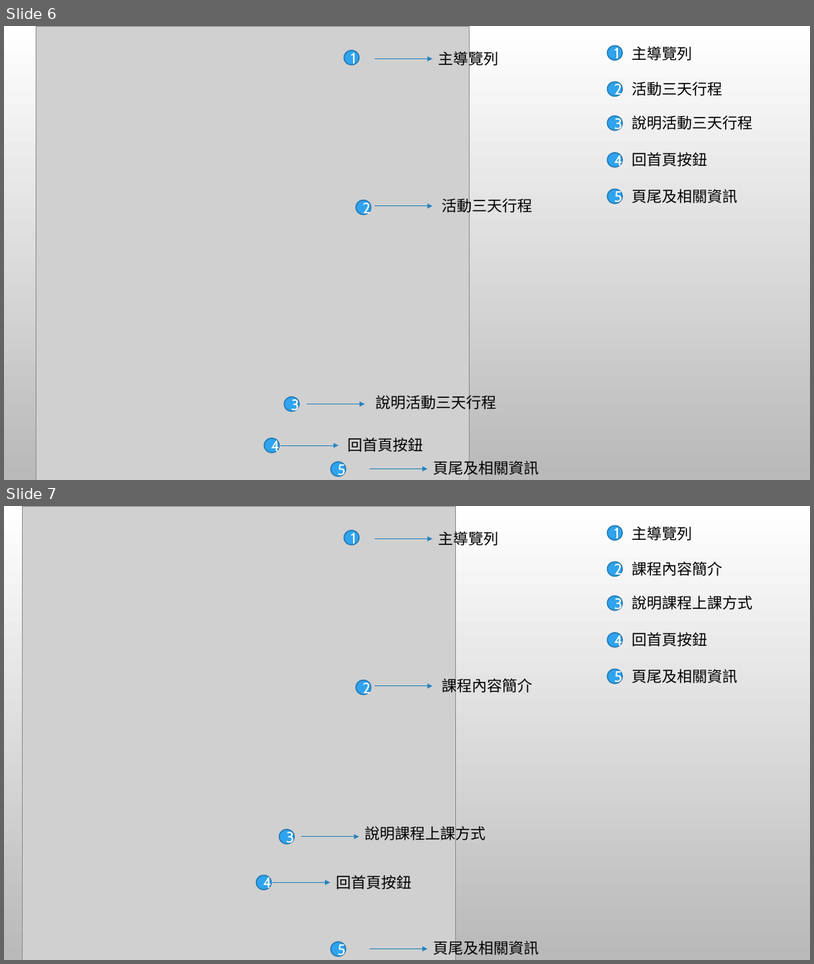
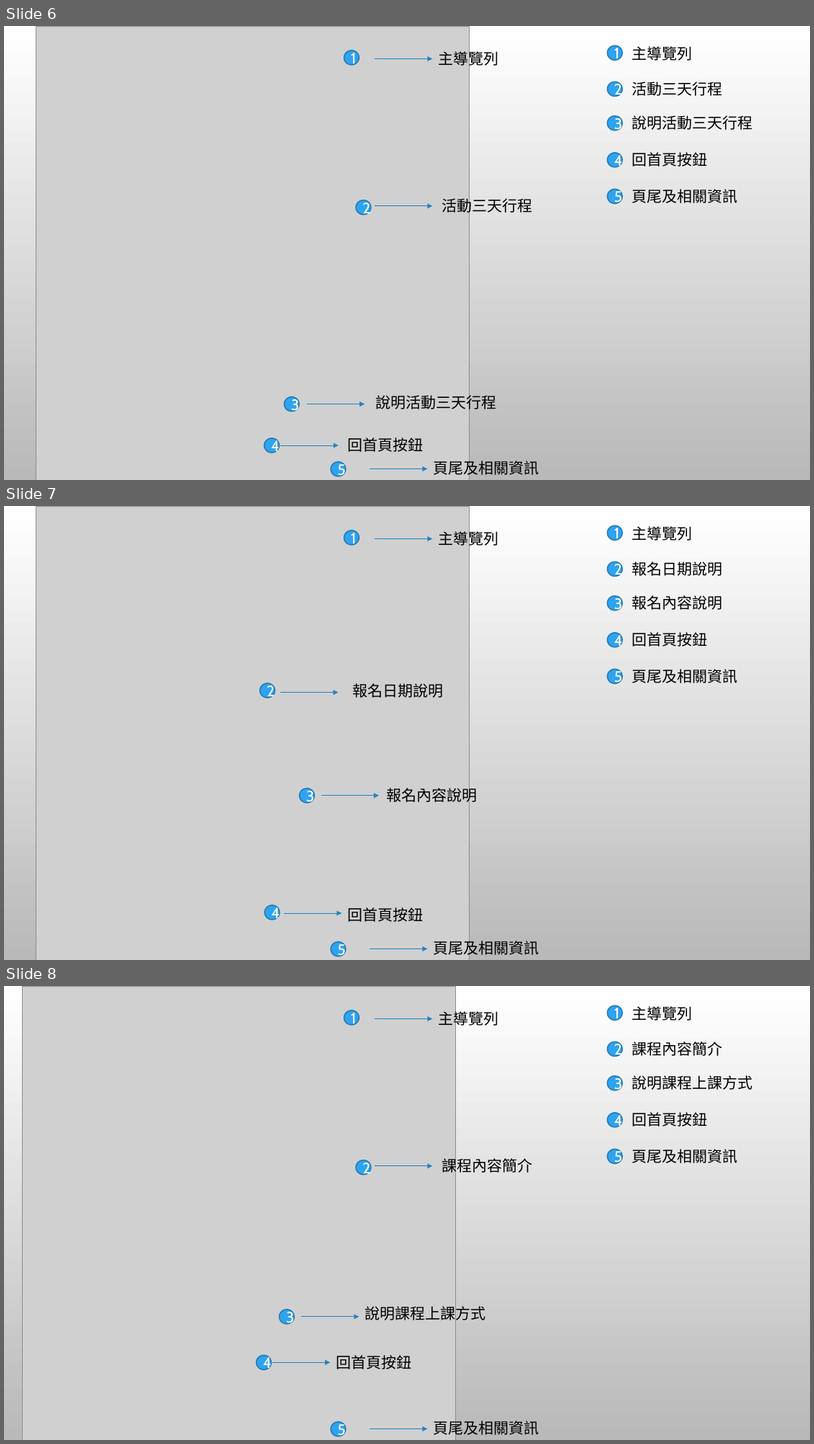
Before and after one commit to 105590031/F2E-middle, a slide deck: 前端網頁導覽版面設計.pptx. Shown one above the other, each under a label of ours: slides 6 and 7 before the commit, slides 6, 7 and 8 after it. The pictures are 814x964 and 814x1444 pixels, drawn with LibreOffice and Linux fonts; fonts in the diff are those of the drawing; grey boxes stand for pictures; background and template pictures are left out. Boxes give left, top, right and bottom in pixels: in the first picture for what was removed or moved away, otherwise in the second. Text is boxed around its words. In the diff, an @@ line names an element or a change of style, - is before the commit and + after.

```diff
--- a/前端網頁導覽版面設計.pptx
+++ b/前端網頁導覽版面設計.pptx
@@ slide 7 added at (4, 506, 810, 960), background picture (left out) @@
@@ picture added at (36, 506, 469, 960) @@
@@ ellipse added at (608, 525, 623, 540), fill #2FA3EE, outline #2379B0 1.25 pt, 18 pt, text #FFFFFF @@
+1
@@ text added at (633, 526, 693, 541), 18 pt, text #000000 @@
+主導覽列
@@ ellipse added at (345, 530, 360, 545), fill #2FA3EE, outline #2379B0 1.25 pt, 18 pt, text #FFFFFF @@
+1
@@ arrow added from (375, 538) to (433, 538), #2683BF 0.75 pt @@
@@ text added at (439, 529, 499, 548), 18 pt, text #000000 @@
+主導覽列
@@ ellipse added at (608, 561, 623, 576), fill #2FA3EE, outline #2379B0 1.25 pt, 18 pt, text #FFFFFF @@
+2
@@ text added at (633, 561, 723, 576), 18 pt, text #000000 @@
+報名日期說明
@@ ellipse added at (608, 596, 623, 610), fill #2FA3EE, outline #2379B0 1.25 pt, 18 pt, text #FFFFFF @@
+3
@@ text added at (633, 595, 723, 610), 18 pt, text #000000 @@
+報名內容說明
@@ ellipse added at (608, 633, 623, 647), fill #2FA3EE, outline #2379B0 1.25 pt, 18 pt, text #FFFFFF @@
+4
@@ text added at (633, 632, 708, 646), 18 pt, text #000000 @@
+回首頁按鈕
@@ ellipse added at (608, 669, 623, 683), fill #2FA3EE, outline #2379B0 1.25 pt, 18 pt, text #FFFFFF @@
+5
@@ text added at (633, 669, 738, 683), 18 pt, text #000000 @@
+頁尾及相關資訊
@@ ellipse added at (260, 683, 275, 698), fill #2FA3EE, outline #2379B0 1.25 pt, 18 pt, text #FFFFFF @@
+2
@@ arrow added from (280, 692) to (339, 692), #2683BF 0.75 pt @@
@@ text added at (352, 683, 443, 698), 18 pt, text #000000 @@
+報名日期說明
@@ text added at (386, 785, 477, 804), 18 pt, text #000000 @@
+報名內容說明
@@ ellipse added at (300, 788, 315, 803), fill #2FA3EE, outline #2379B0 1.25 pt, 18 pt, text #FFFFFF @@
+3
@@ arrow added from (322, 795) to (379, 795), #2683BF 0.75 pt @@
@@ ellipse added at (265, 905, 280, 919), fill #2FA3EE, outline #2379B0 1.25 pt, 18 pt, text #FFFFFF @@
+4
@@ arrow added from (284, 913) to (342, 913), #2683BF 0.75 pt @@
@@ text added at (348, 907, 424, 921), 18 pt, text #000000 @@
+回首頁按鈕
@@ ellipse added at (332, 942, 347, 956), fill #2FA3EE, outline #2379B0 1.25 pt, 18 pt, text #FFFFFF @@
+5
@@ arrow added from (370, 949) to (428, 949), #2683BF 0.75 pt @@
@@ text added at (434, 938, 540, 957), 18 pt, text #000000 @@
+頁尾及相關資訊
@@ what was slide 7 is now slide 8 @@
```
Also in this commit, not shown: 5 other files.
